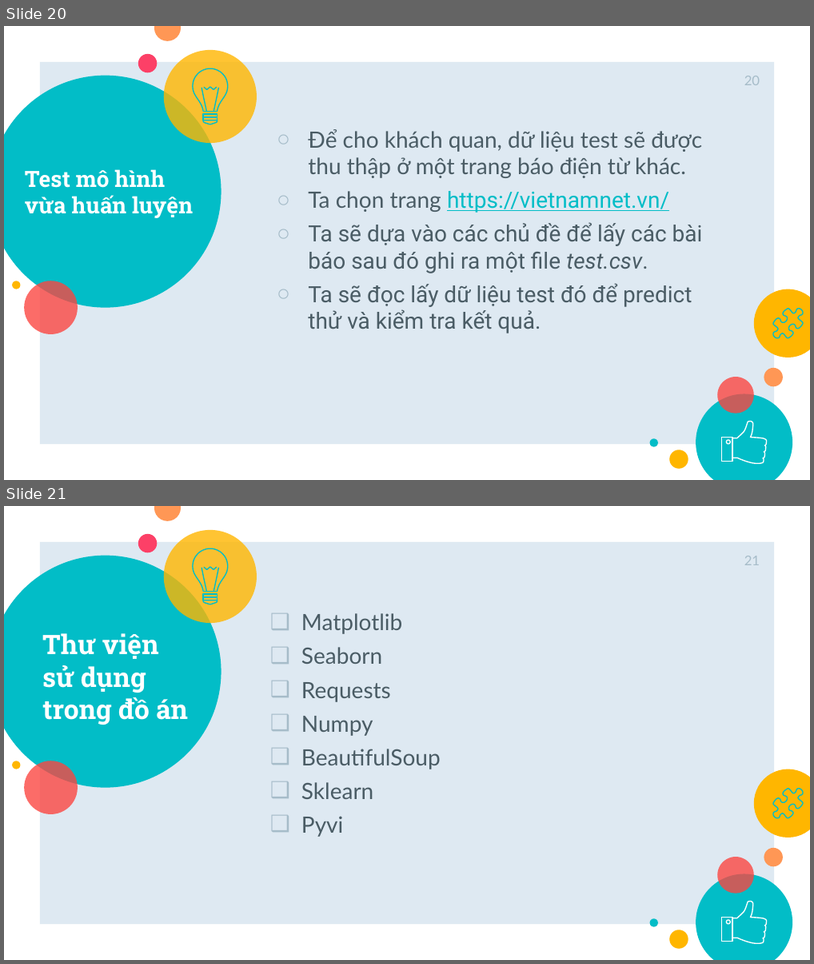
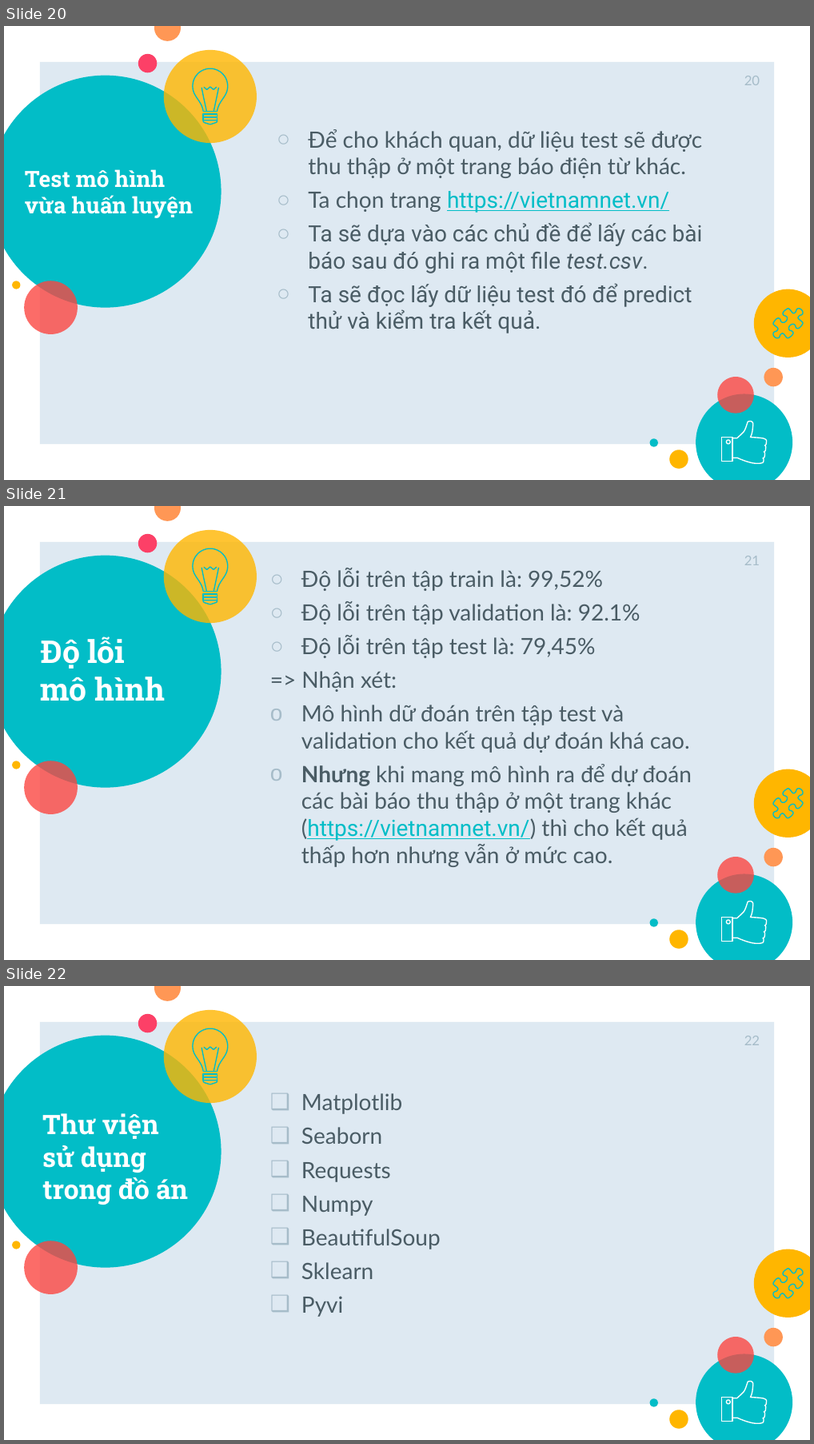
Before and after one commit to nttung2603/DoAnCK_NMKHDL, a slide deck: Slide_DoAnCuoiKy_NMKHDL.pptx. Shown one above the other, each under a label of ours: slides 20 and 21 before the commit, slides 20, 21 and 22 after it. The pictures are 814x964 and 814x1444 pixels, drawn with LibreOffice and Linux fonts; fonts in the diff are those of the drawing. Boxes give left, top, right and bottom in pixels: in the first picture for what was removed or moved away, otherwise in the second. Text is boxed around its words. In the diff, an @@ line names an element or a change of style, - is before the commit and + after.

```diff
--- a/Slide_DoAnCuoiKy_NMKHDL.pptx
+++ b/Slide_DoAnCuoiKy_NMKHDL.pptx
@@ slide 21 added at (4,506,810,960), background #FFFFFF; not listed: 24 template elements that a slide beside it also shows @@
@@ text added at (302,568,692,867), 20 pt, text #4A5C65 @@
+○ Độ lỗi trên tập train là: 99,52%
+○ Độ lỗi trên tập validation là: 92.1%
+○ Độ lỗi trên tập test là: 79,45%
+=> Nhận xét:
+o Mô hình dữ đoán trên tập test và validation cho kết quả dự đoán khá cao.
+o Nhưng khi mang mô hình ra để dự đoán các bài báo thu thập ở một trang khác (https://vietnamnet.vn/) thì cho kết quả thấp hơn nhưng vẫn ở mức cao.
@@ page number added at (745,556,760,565), 12 pt, text #A6BCC9 @@
+21
@@ title added at (41,636,165,701), 28 pt, text #FFFFFF, bold @@
+Độ lỗi
+mô hình
@@ what was slide 21 is now slide 22 @@
@@ page number at (745,1036,760,1045): text changed @@
-21
+22
```
Also in this commit, not shown: 2 slides changed.
